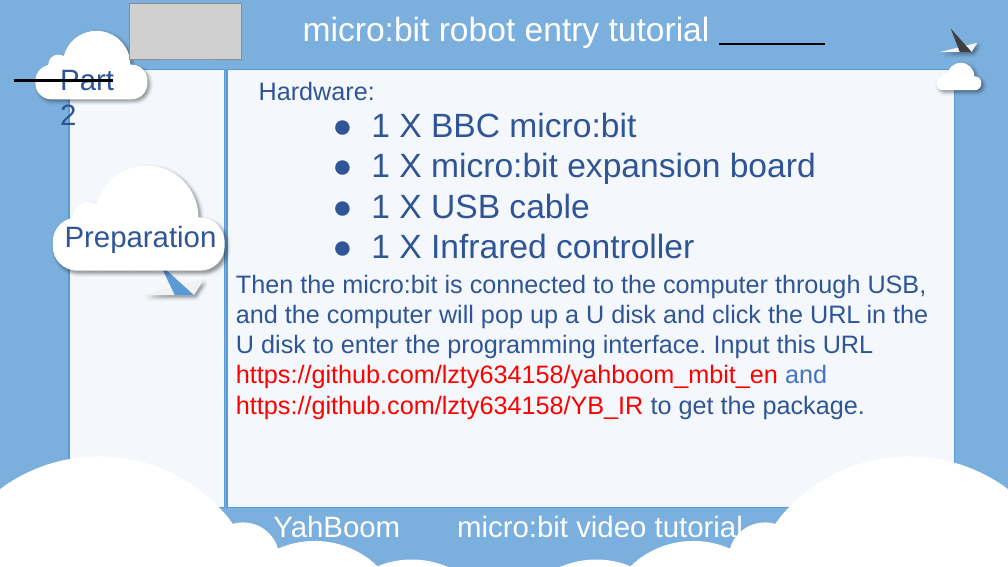
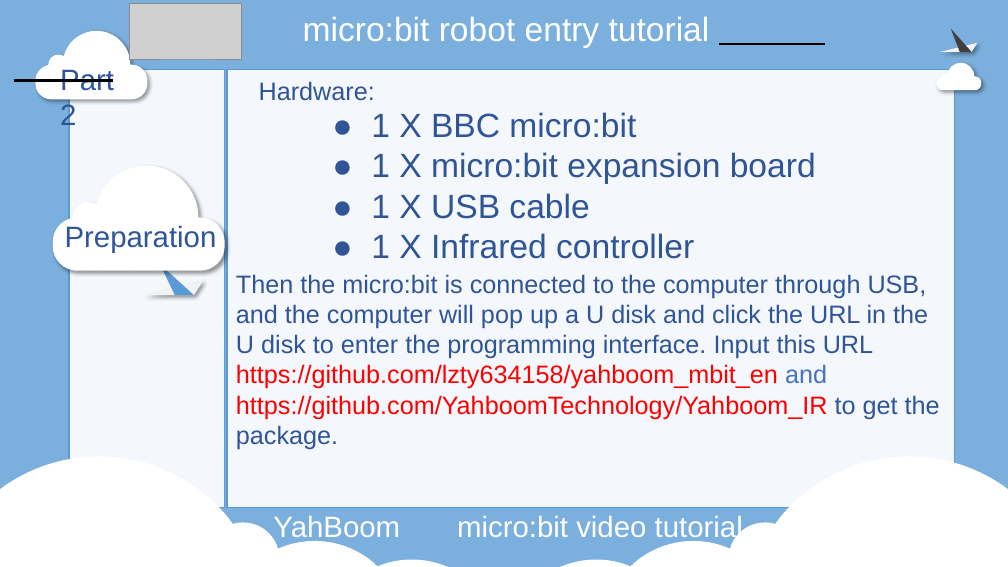
Before and after one commit to YahboomTechnology/Microbit-Smart-Car, a slide deck: slide 4 of 2.Advanced lesson/11.Infrared control/For Microbit V1.5/Infrared control.pptx. Drawn at 1008x567 pixels with LibreOffice and Linux fonts; fonts in the diff are those of the drawing; grey boxes stand for pictures; background and template pictures are left out. Boxes give left, top, right and bottom in pixels: in the first picture for what was removed or moved away, otherwise in the second. Text is boxed around its words. In the diff, an @@ line names an element or a change of style, - is before the commit and + after.

```diff
--- a/2.Advanced lesson/11.Infrared control/For Microbit V1.5/Infrared control.pptx
+++ b/2.Advanced lesson/11.Infrared control/For Microbit V1.5/Infrared control.pptx
@@ text at box(236, 274, 940, 450): text changed @@
-Then the micro:bit is connected to the computer through USB, and the computer will pop up a U disk and click the URL in the U disk to enter the programming interface. Input this URL https://github.com/lzty634158/yahboom_mbit_en and https://github.com/lzty634158/YB_IR to get the package.
+Then the micro:bit is connected to the computer through USB, and the computer will pop up a U disk and click the URL in the U disk to enter the programming interface. Input this URL https://github.com/lzty634158/yahboom_mbit_en and https://github.com/YahboomTechnology/Yahboom_IR to get the package.
```
Also in this commit, not shown: 2 other files.
